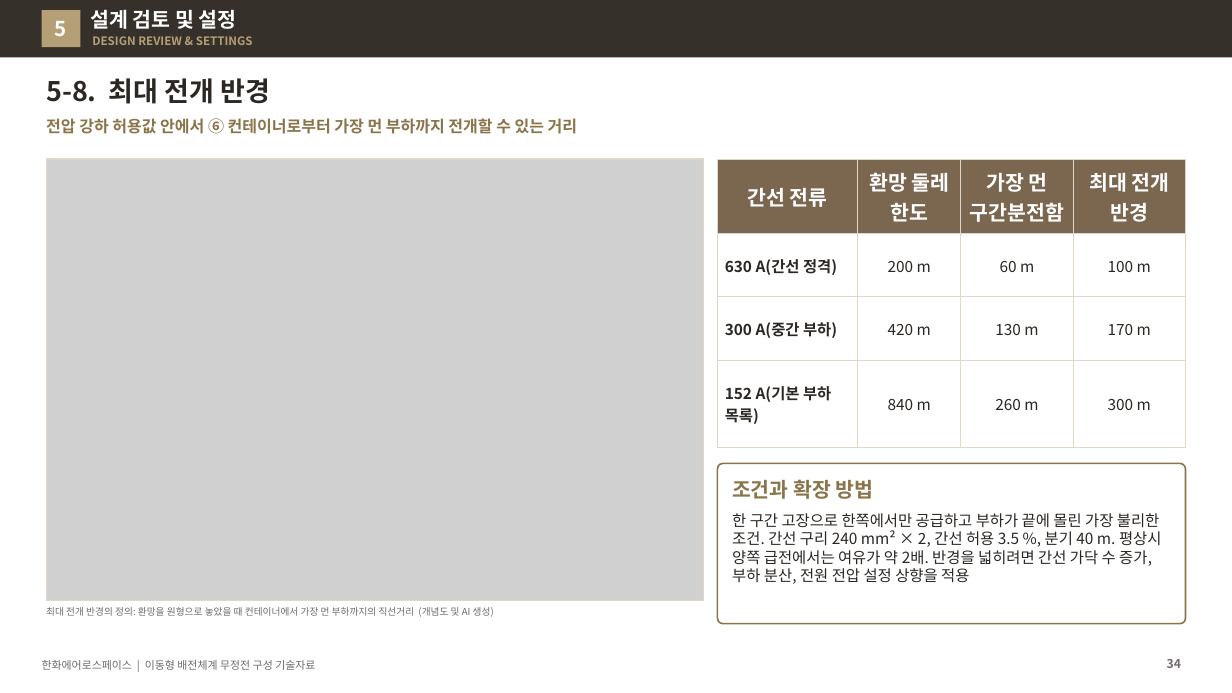
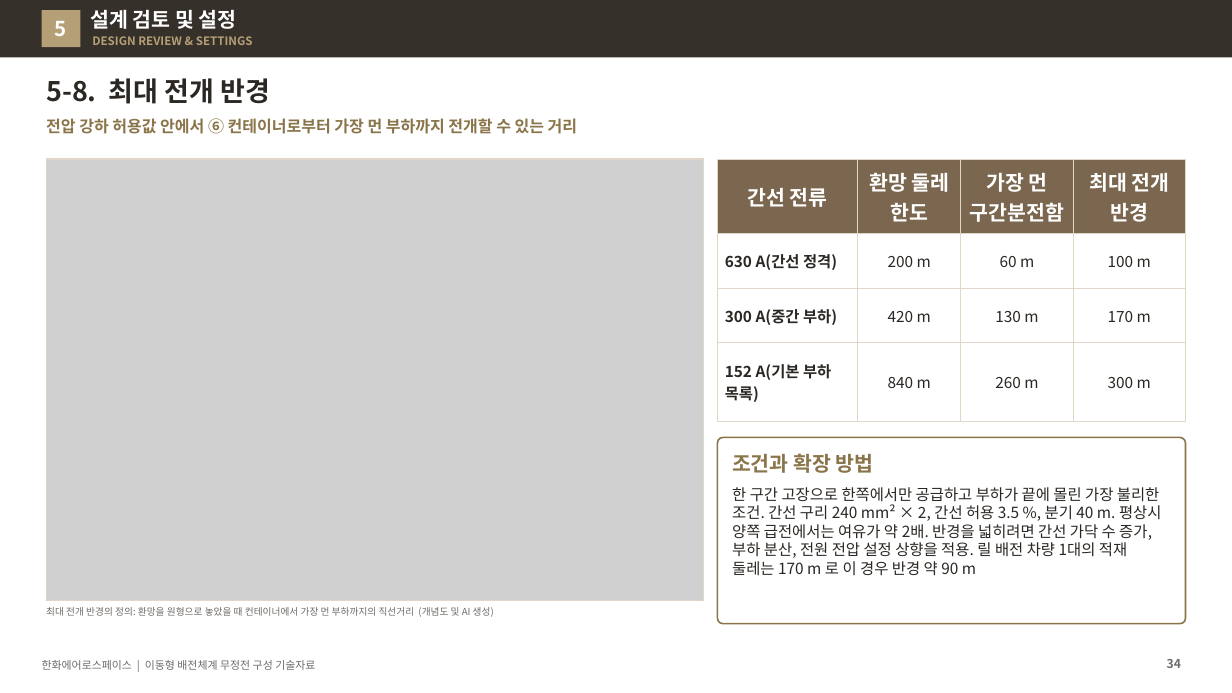
Before and after one commit to byunjd112-hue/headroom, a slide deck: slide 34 of mobile_ems/docs/out/IFPS_이동형배전체계_무정전구성_기술자료_Rev72.pptx. Drawn at 1232x693 pixels with LibreOffice and Linux fonts; fonts in the diff are those of the drawing; grey boxes stand for pictures. Boxes give left, top, right and bottom in pixels: in the first picture for what was removed or moved away, otherwise in the second. Text is boxed around its words. In the diff, an @@ line names an element or a change of style, - is before the commit and + after.

```diff
--- a/mobile_ems/docs/out/IFPS_이동형배전체계_무정전구성_기술자료_Rev72.pptx
+++ b/mobile_ems/docs/out/IFPS_이동형배전체계_무정전구성_기술자료_Rev72.pptx
@@ table: place and size @@
-table at box(717, 159, 1186, 428)
+table at box(717, 159, 1186, 406)
@@ rounded rectangle: place and size @@
-rounded rectangle at box(717, 464, 1186, 624)
+rounded rectangle at box(717, 437, 1186, 624)
@@ rounded rectangle at box(717, 437, 1186, 624): proportions changed @@
@@ text "조건과 확장 방법": place and size @@
-text "조건과 확장 방법" at box(732, 479, 874, 499)
+text "조건과 확장 방법" at box(732, 453, 874, 473)
@@ text at box(732, 487, 1161, 576): text changed @@
-한 구간 고장으로 한쪽에서만 공급하고 부하가 끝에 몰린 가장 불리한 조건. 간선 구리 240 mm² × 2, 간선 허용 3.5 %, 분기 40 m. 평상시 양쪽 급전에서는 여유가 약 2배. 반경을 넓히려면 간선 가닥 수 증가, 부하 분산, 전원 전압 설정 상향을 적용
+한 구간 고장으로 한쪽에서만 공급하고 부하가 끝에 몰린 가장 불리한 조건. 간선 구리 240 mm² × 2, 간선 허용 3.5 %, 분기 40 m. 평상시 양쪽 급전에서는 여유가 약 2배. 반경을 넓히려면 간선 가닥 수 증가, 부하 분산, 전원 전압 설정 상향을 적용. 릴 배전 차량 1대의 적재 둘레는 170 m 로 이 경우 반경 약 90 m
```
Also in this commit, not shown: 4 other slides changed, 4 other files.
